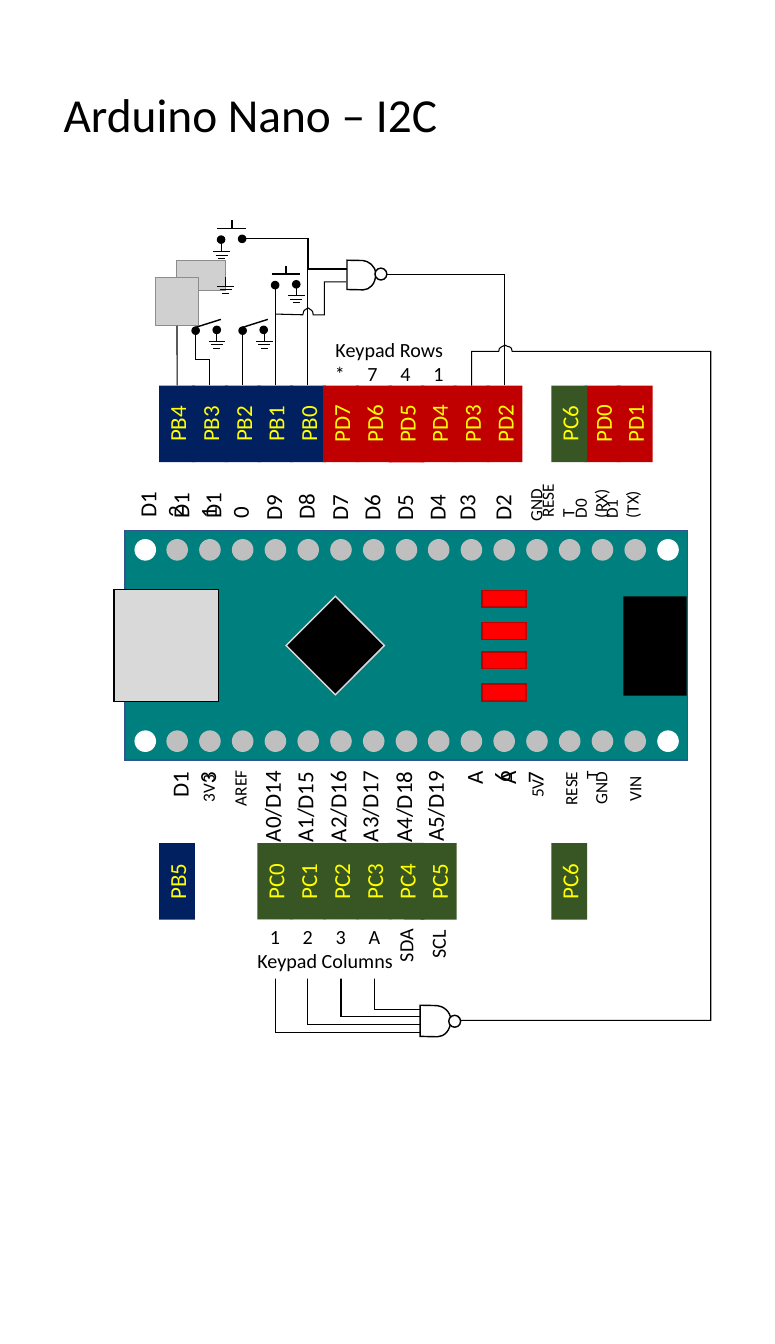
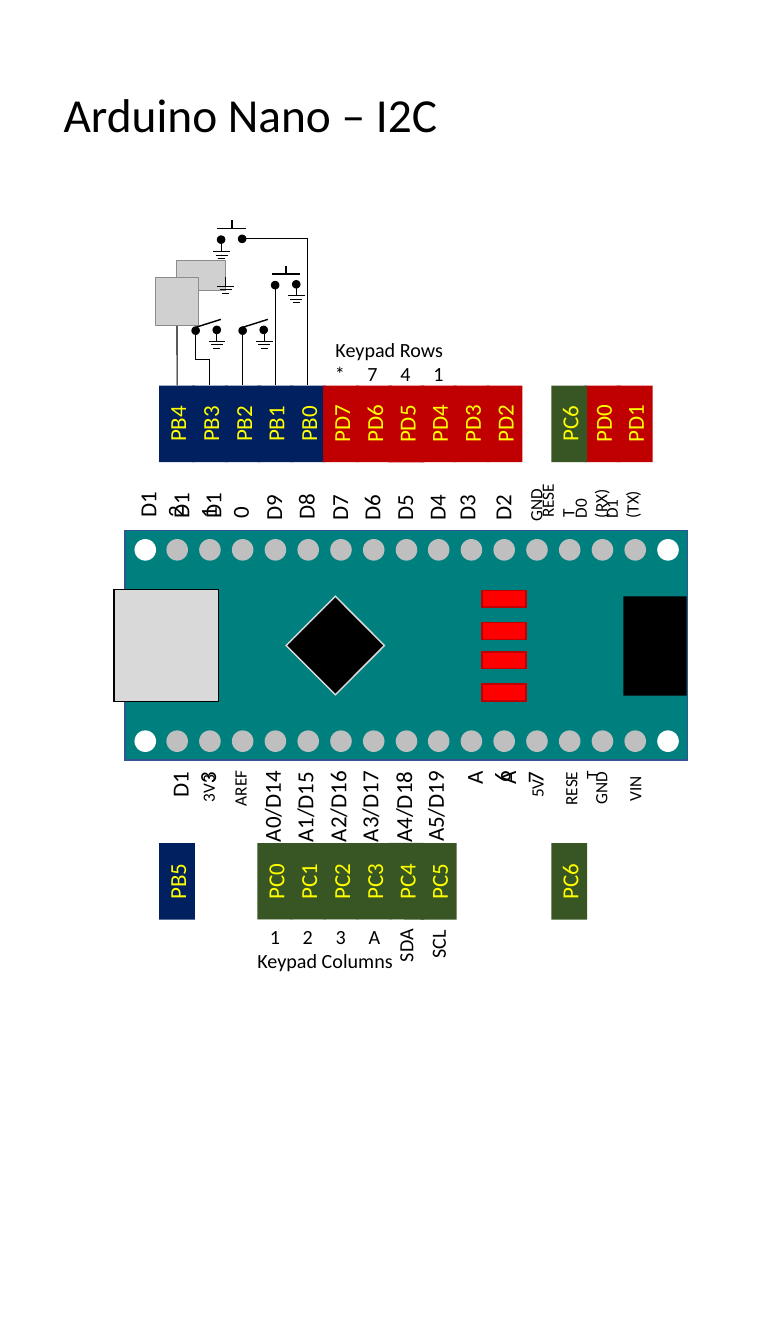
Before and after one commit to DocBohn/CowPi_documentation, a slide deck: slide 2 of docs/source/hardware/pinouts.pptx. Drawn at 775x1344 pixels with LibreOffice and Linux fonts; fonts in the diff are those of the drawing; grey boxes stand for pictures. Boxes give left, top, right and bottom in pixels: in the first picture for what was removed or moved away, otherwise in the second. Text is boxed around its words. In the diff, an @@ line names an element or a change of style, - is before the commit and + after.

```diff
--- a/docs/source/hardware/pinouts.pptx
+++ b/docs/source/hardware/pinouts.pptx
@@ group removed at (246, 239, 711, 1036): 6 rectangles, 6 elbow lines, 4 freeform shapes, 2 ellipses @@
```
Also in this commit, not shown: 2 other slides changed, 4 slides added, 9 other files.
